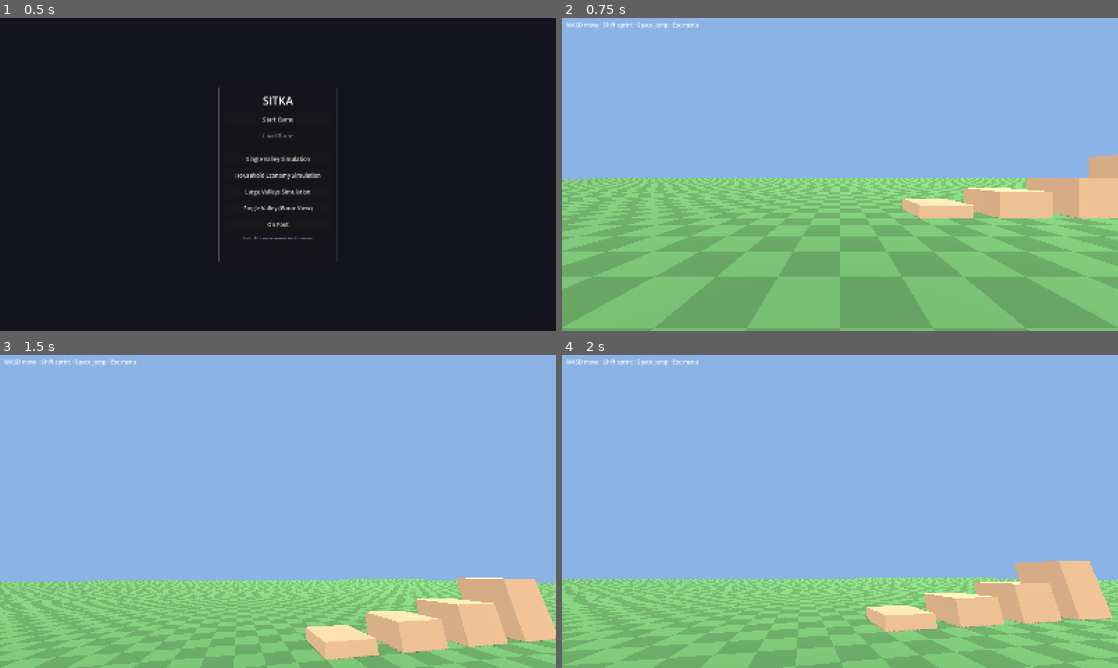
Above: before the commit, frames 1-4 (two rows, left to right).
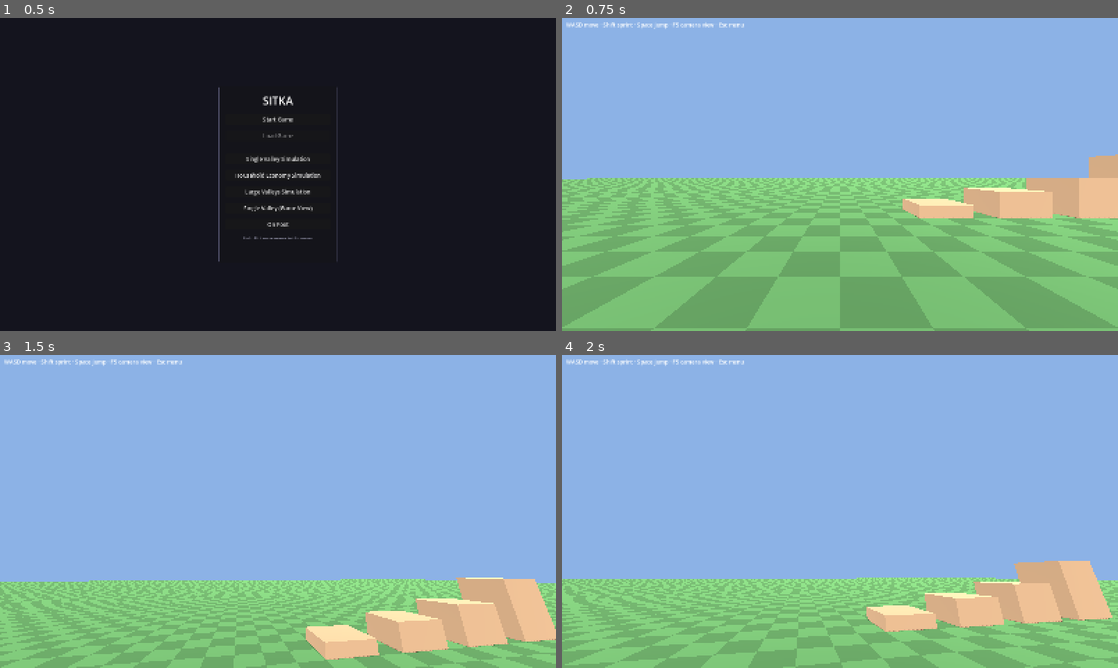
Above: after the commit, the same moments.

Repository: forsman5/sitka
Game: Godot game, scene res://scenes/ui/main_menu.tscn
Same seed, same stepped clock (60 frames per second), same inputs: the game is played once before the commit and once after it.
Inputs (mouse positions are in pixels of both pictures, inside the frame that each line leads up to):
- Up to frame 1 (0.5 s): no input
- Up to frame 2 (0.75 s): click "On Foot" at 0.5 s
- Up to frame 3 (1.5 s): tap Enter at 1.25 s; move the mouse to (305, 511) at 1.27 s; hold Up (ui_up) from 1.28 s (still down); hold Space from 1.28 s (still down); tap F at 1.35 s; click (305, 511) at 1.42 s
- Up to frame 4 (2 s): keep holding Up (ui_up); keep holding Space

Frame 1 is identical in both runs. In frame 2, 0.1% of the frame differs, in the area x 20-33%, y 1-4%; in frame 3, 0.1%; in frame 4, 0.1%, in the area x 12-52%, y 1-99%.

Commit message:
On Foot: third-person camera with F5 toggle
F5 cycles first person / third person behind / third person in front.
Reuses the Casual_Male villager model with Idle/Walk/Run/Jump animations;
SpringArm3D keeps the camera from clipping through geometry.

Co-Authored-By: Claude Sonnet 5.5 <noreply@anthropic.com>

Diff:
--- a/scripts/on_foot/on_foot_player.gd
+++ b/scripts/on_foot/on_foot_player.gd
@@ -1,5 +1,6 @@
 class_name OnFootPlayer extends CharacterBody3D
-## First-person walker: WASD + mouse look, Space to jump, Shift to sprint.
+## Walker: WASD + mouse look, Space to jump, Shift to sprint, F5 cycles the
+## camera (first person -> third person behind -> third person in front).
 ## Keys are read by physical keycode so no InputMap entries are needed.
 
 @export var walk_speed: float = 5.0
@@ -16,9 +17,19 @@
 @export var eye_height: float = 1.65
 @export var bob_amount: float = 0.04
 @export var bob_frequency: float = 2.2
+@export var third_person_distance: float = 3.2
+
+enum CameraMode { FIRST_PERSON, THIRD_BACK, THIRD_FRONT }
+
+const MODEL_SCENE := preload("res://assets/models/people/Casual_Male.fbx")
+const ANIM_PREFIX := "CharacterArmature|"
 
 var _head: Node3D
+var _arm: SpringArm3D
 var _camera: Camera3D
+var _model: Node3D
+var _anim: AnimationPlayer
+var _camera_mode: int = CameraMode.FIRST_PERSON
 var _pitch: float = 0.0
 var _coyote_left: float = 0.0
 var _buffer_left: float = 0.0
@@ -42,10 +53,27 @@
 	_head.position.y = eye_height
 	add_child(_head)
 
+	# SpringArm pulls the camera in when something is between it and the head.
+	_arm = SpringArm3D.new()
+	_arm.shape = SphereShape3D.new()
+	(_arm.shape as SphereShape3D).radius = 0.2
+	_arm.margin = 0.1
+	_arm.add_excluded_object(get_rid())
+	_head.add_child(_arm)
+
 	_camera = Camera3D.new()
 	_camera.fov = 80.0
 	_camera.current = true
-	_head.add_child(_camera)
+	_arm.add_child(_camera)
+
+	# Same placement as the Person scene: rotated so the model faces -Z.
+	_model = MODEL_SCENE.instantiate()
+	_model.rotation_degrees = Vector3(0, 180, 0)
+	_model.scale = Vector3(0.54, 0.54, 0.54)
+	add_child(_model)
+	_anim = _model.get_node_or_null("AnimationPlayer") as AnimationPlayer
+
+	_set_camera_mode(CameraMode.FIRST_PERSON)
 
 	Input.mouse_mode = Input.MOUSE_MODE_CAPTURED
 
@@ -57,8 +85,18 @@
 		rotate_y(-event.relative.x * mouse_sensitivity)
 		_pitch = clampf(_pitch - event.relative.y * mouse_sensitivity, -PI * 0.495, PI * 0.495)
 		_head.rotation.x = _pitch
-	elif event is InputEventKey and event.pressed and not event.echo and event.physical_keycode == KEY_SPACE:
-		_buffer_left = jump_buffer_time
+	elif event is InputEventKey and event.pressed and not event.echo:
+		if event.physical_keycode == KEY_SPACE:
+			_buffer_left = jump_buffer_time
+		elif event.physical_keycode == KEY_F5:
+			_set_camera_mode((_camera_mode + 1) % CameraMode.size())
+
+func _set_camera_mode(mode: int) -> void:
+	_camera_mode = mode
+	_model.visible = mode != CameraMode.FIRST_PERSON
+	_arm.spring_length = 0.0 if mode == CameraMode.FIRST_PERSON else third_person_distance
+	# Rotating the arm half a turn puts the camera in front, looking back at us.
+	_arm.rotation.y = PI if mode == CameraMode.THIRD_FRONT else 0.0
 
 func _physics_process(delta: float) -> void:
 	var on_floor := is_on_floor()
@@ -107,13 +145,29 @@
 
 	move_and_slide()
 	_update_camera(delta)
+	_update_animation()
 
 func _update_camera(delta: float) -> void:
 	var horiz_speed := Vector2(velocity.x, velocity.z).length()
 	var bob := 0.0
-	if is_on_floor() and horiz_speed > 0.5:
+	if _camera_mode == CameraMode.FIRST_PERSON and is_on_floor() and horiz_speed > 0.5:
 		_bob_t += delta * bob_frequency * horiz_speed
 		bob = sin(_bob_t) * bob_amount * clampf(horiz_speed / walk_speed, 0.0, 1.5)
 	_land_dip = move_toward(_land_dip, 0.0, delta * 0.6)
 	var target_y := eye_height + bob - _land_dip
 	_head.position.y = lerpf(_head.position.y, target_y, clampf(delta * 25.0, 0.0, 1.0))
+
+func _update_animation() -> void:
+	if _anim == null or not _model.visible:
+		return
+	var horiz_speed := Vector2(velocity.x, velocity.z).length()
+	var clip := "Idle"
+	if not is_on_floor():
+		clip = "Jump"
+	elif horiz_speed > walk_speed + 0.5:
+		clip = "Run"
+	elif horiz_speed > 0.5:
+		clip = "Walk"
+	clip = ANIM_PREFIX + clip
+	if _anim.current_animation != clip:
+		_anim.play(clip, 0.15)
--- a/scripts/on_foot/on_foot_world.gd
+++ b/scripts/on_foot/on_foot_world.gd
@@ -21,7 +21,7 @@
 	add_child(player)
 
 	var hint := Label.new()
-	hint.text = "WASD move · Shift sprint · Space jump · Esc menu"
+	hint.text = "WASD move · Shift sprint · Space jump · F5 camera view · Esc menu"
 	hint.position = Vector2(12, 8)
 	var layer := CanvasLayer.new()
 	layer.add_child(hint)
